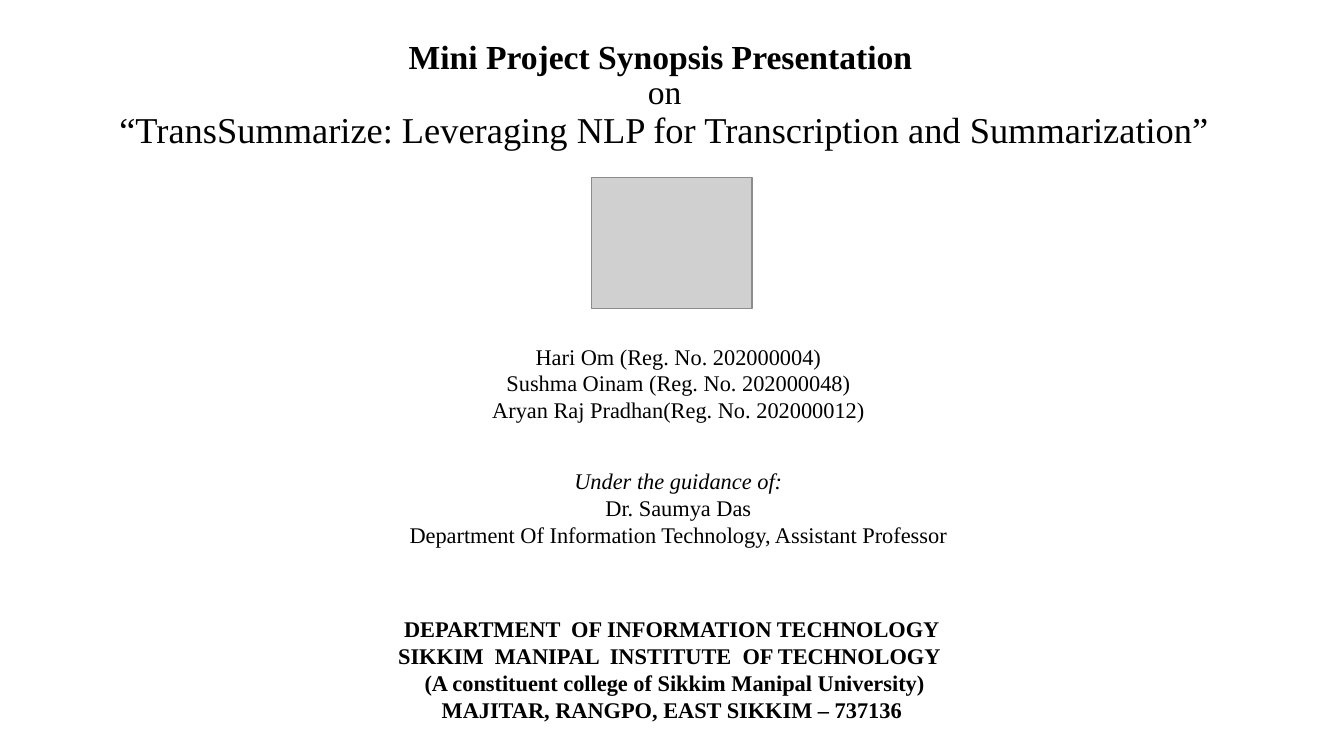
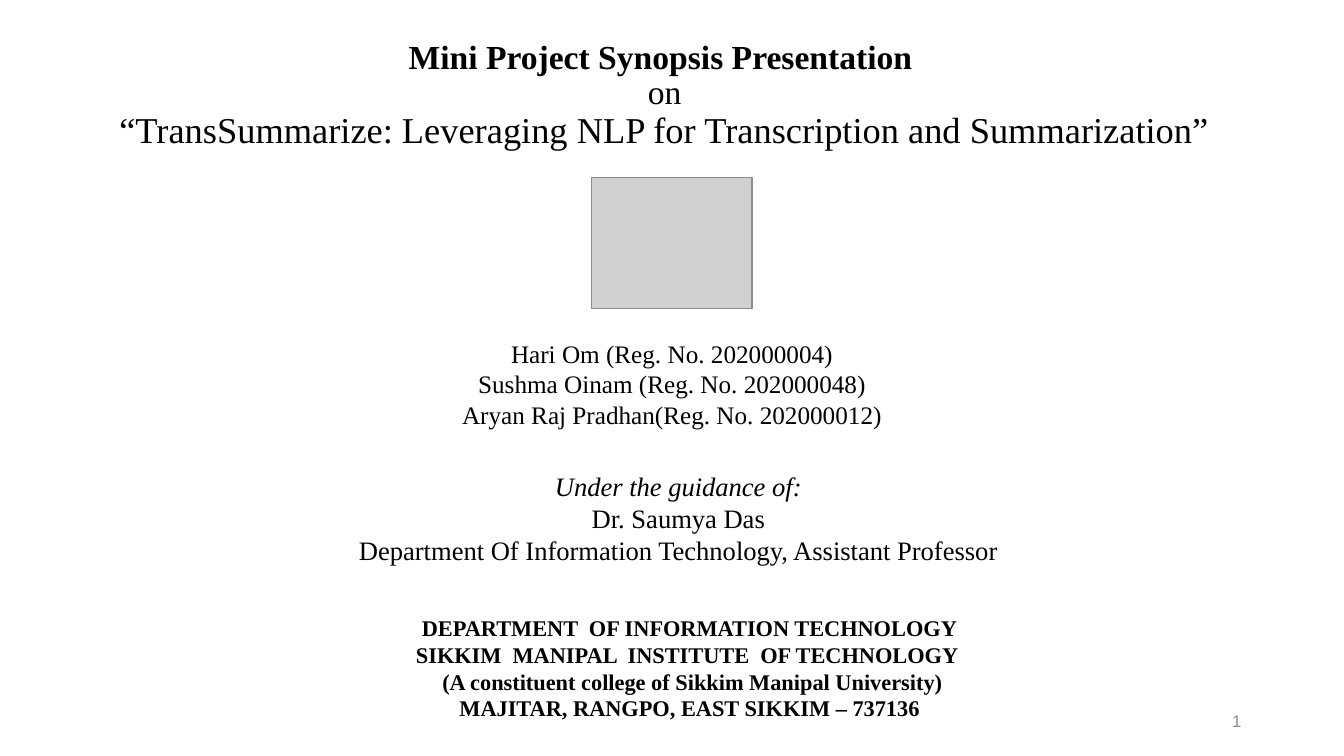
Before and after one commit to Hariomsmit/TransSummarize, a slide deck: slide 1 of MINI_PROJECT.pptx. Drawn at 1344x756 pixels with LibreOffice and Linux fonts; fonts in the diff are those of the drawing; grey boxes stand for pictures. Boxes give left, top, right and bottom in pixels: in the first picture for what was removed or moved away, otherwise in the second. Text is boxed around its words. In the diff, an @@ line names an element or a change of style, - is before the commit and + after.

```diff
--- a/MINI_PROJECT.pptx
+++ b/MINI_PROJECT.pptx
@@ text "Hari Om (Reg. No. 202000004)": place and size @@
-text "Hari Om (Reg. No. 202000004)" at (492,349,864,423)
+text "Hari Om (Reg. No. 202000004)" at (462,345,882,430)
@@ text "Hari Om (Reg. No. 202000004)" at (462,345,882,430): size 16 to 18 pt @@
@@ text "Under the guidance of:" at (359,477,997,565): size 16 to 19 pt @@
@@ text "DEPARTMENT OF INFORMATION TECHNOLOGY": place and size @@
-text "DEPARTMENT OF INFORMATION TECHNOLOGY" at (398,622,941,722)
+text "DEPARTMENT OF INFORMATION TECHNOLOGY" at (416,621,959,720)
@@ page number added at (1232,715,1241,727), 12 pt, text #8B8B8B @@
+1
```
Also in this commit, not shown: 8 other slides changed, 5 slides added, 1 slide removed, 11 other files.
